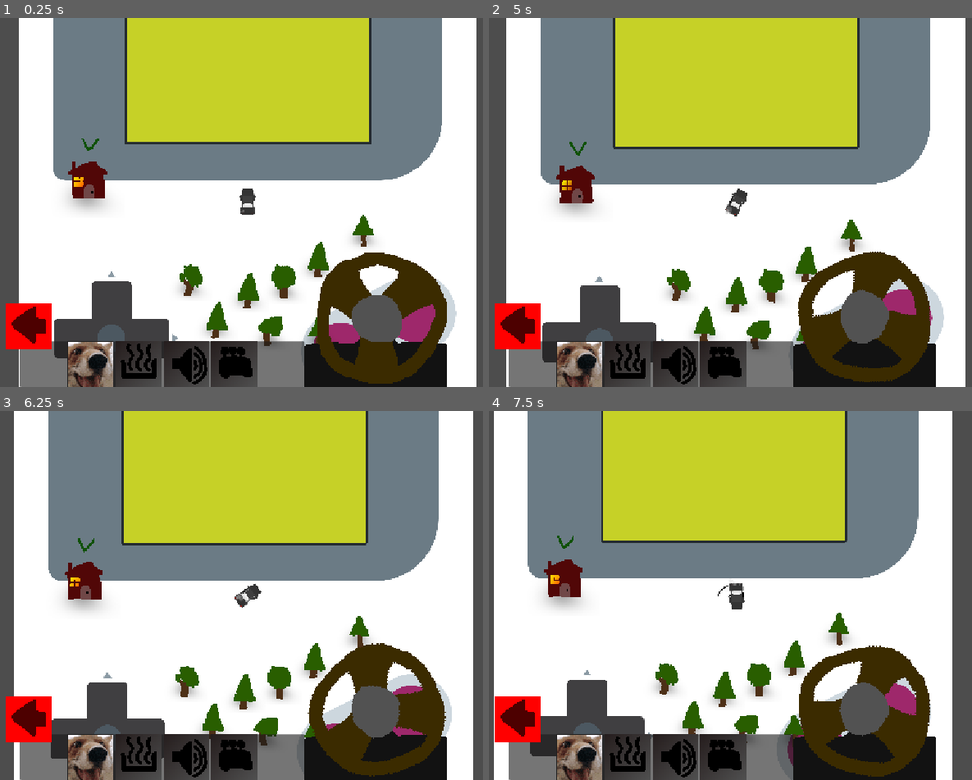
Above: before the commit, frames 1-4 (two rows, left to right).
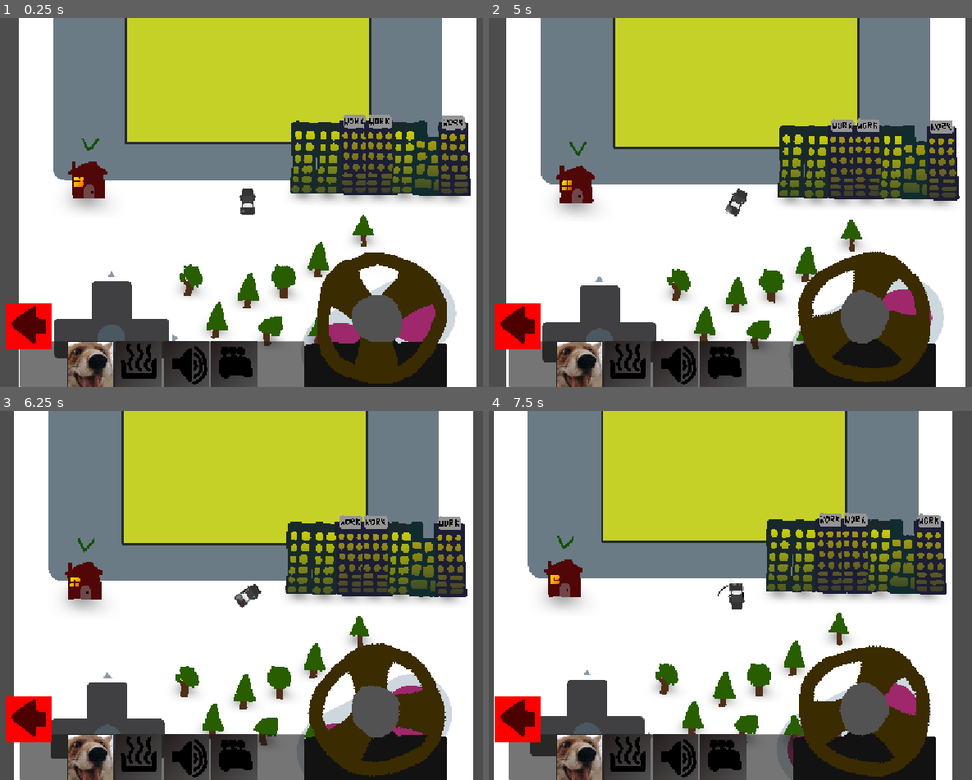
Above: after the commit, the same moments.

Repository: DBorgKiwami/game-jam-2
Game: Godot game, scene res://levels/testlevel.tscn
The game is run twice, just before and just after one commit, with the same random seed, the same clock (stepped at 60 frames per second) and the same inputs. The engine's default icon, where the game draws it, is replaced by a stand-in: a white triangle on a blue panel in a dark square.
Inputs (mouse positions are in pixels of both pictures, inside the frame that each line leads up to):
- Up to frame 1 (0.25 s): no input
- Up to frame 2 (5 s): click (580, 364) at 0.5 s; click (629, 364) at 1.25 s; click (677, 364) at 2 s; click (720, 364) at 2.75 s; click (517, 324) at 3.5 s; tap Enter at 4.25 s; move the mouse to (880, 184) at 4.27 s; hold Right (turn_right) from 4.28 s (still down); hold Up (gas_pedal) from 4.28 s (still down)
- Up to frame 3 (6.25 s): move the mouse to (115, 613) at 5.02 s; release Right (turn_right) at 5.03 s; release Up (gas_pedal) at 5.03 s; hold Space (brakes) 5.03-5.78 s; click (115, 613) at 5.1 s; move the mouse to (313, 514) at 5.77 s; hold Right (turn_right) from 5.78 s (still down); hold Up (gas_pedal) from 5.78 s (still down)
- Up to frame 4 (7.5 s): move the mouse to (701, 669) at 6.52 s; release Up (gas_pedal) at 6.53 s; click (701, 669) at 6.6 s; move the mouse to (933, 650) at 7.27 s; release Right (turn_right) at 7.28 s; hold Left (turn_left) from 7.28 s (still down); hold Up (gas_pedal) from 7.28 s (still down)

The runs differ from the first frame. In frame 1, 8.0% of the frame differs, in the area x 60-98%, y 26-51%; in frame 2, 8.0%, in the area x 59-98%, y 27-52%; in frame 3, 8.0%; in frame 4, 8.0%.

Commit message:
Highrise prop code

Diff:
--- /dev/null
+++ b/levels/highrise.gd
@@ -0,0 +1,8 @@
+extends Sprite2D
+
+
+# Called when the node enters the scene tree for the first time.
+func _ready() -> void:
+	var spriteIndex = randi_range(1, 4)
+	texture = load("res://images/highrise" + str(spriteIndex) + ".png")
+	pass # Replace with function body.
--- /dev/null
+++ b/levels/highrise.tscn
@@ -0,0 +1,25 @@
+[gd_scene format=3 uid="uid://bqy7m0wp7b6a5"]
+
+[ext_resource type="Texture2D" uid="uid://c88lwa8h2dj5j" path="res://images/highrise1.png" id="1_jtm20"]
+[ext_resource type="Texture2D" uid="uid://dhl5wm4wi4w2j" path="res://images/dropshadow.png" id="2_jymsa"]
+[ext_resource type="Script" uid="uid://cjiuv0n7ppy44" path="res://levels/highrise.gd" id="2_ynon6"]
+
+[sub_resource type="RectangleShape2D" id="RectangleShape2D_jymsa"]
+size = Vector2(139, 123)
+
+[node name="Highrise" type="Sprite2D" unique_id=140225898]
+z_index = 3
+texture = ExtResource("1_jtm20")
+script = ExtResource("2_ynon6")
+
+[node name="StaticBody2D" type="StaticBody2D" parent="." unique_id=1333020522]
+
+[node name="CollisionShape2D" type="CollisionShape2D" parent="StaticBody2D" unique_id=974927764]
+z_index = 3
+position = Vector2(-10.5, 154.5)
+shape = SubResource("RectangleShape2D_jymsa")
+
+[node name="Sprite2D" type="Sprite2D" parent="." unique_id=1020501656]
+z_index = -1
+position = Vector2(-9, 164)
+texture = ExtResource("2_jymsa")
--- a/levels/testlevel.tscn
+++ b/levels/testlevel.tscn
@@ -6,6 +6,7 @@
 [ext_resource type="PackedScene" uid="uid://pw02kfhir1h5" path="res://storm/storm.tscn" id="1_t3dhk"]
 [ext_resource type="PackedScene" uid="uid://bl4vjqa80jcv6" path="res://levels/house.tscn" id="5_8j3fl"]
 [ext_resource type="PackedScene" uid="uid://bk48pkt04qx62" path="res://levels/tree.tscn" id="6_l0kak"]
+[ext_resource type="PackedScene" uid="uid://bqy7m0wp7b6a5" path="res://levels/highrise.tscn" id="7_6euoa"]
 
 [node name="Testlevel" type="Node2D" unique_id=1543706350]
 
@@ -44,3 +45,24 @@
 
 [node name="Tree8" parent="." unique_id=445781327 instance=ExtResource("6_l0kak")]
 position = Vector2(215, 468)
+
+[node name="Highrise" parent="." unique_id=140225898 instance=ExtResource("7_6euoa")]
+position = Vector2(482, -269)
+
+[node name="Highrise2" parent="." unique_id=124588349 instance=ExtResource("7_6euoa")]
+position = Vector2(629, -269)
+
+[node name="Highrise3" parent="." unique_id=1441224143 instance=ExtResource("7_6euoa")]
+position = Vector2(776, -269)
+
+[node name="Highrise4" parent="." unique_id=294317357 instance=ExtResource("7_6euoa")]
+position = Vector2(923, -269)
+
+[node name="Highrise5" parent="." unique_id=916084934 instance=ExtResource("7_6euoa")]
+position = Vector2(1064, -269)
+
+[node name="Highrise6" parent="." unique_id=59513214 instance=ExtResource("7_6euoa")]
+position = Vector2(335, -272)
+
+[node name="Highrise7" parent="." unique_id=384705690 instance=ExtResource("7_6euoa")]
+position = Vector2(1207, -262)
Binary file added: images/engineiconwhite.png
Not shown, added: images/engineiconwhite.png.import
Binary file added: images/heatericonwhite.png
Not shown, added: images/heatericonwhite.png.import
Binary file added: images/radioiconwhite.png
Not shown, added: images/radioiconwhite.png.import
Not shown, added: levels/highrise.gd.uid
